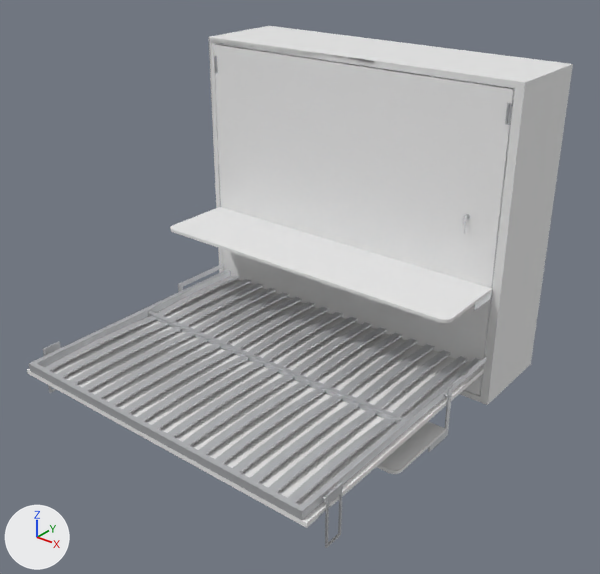
The glTF model public/models/clickbed/clickbed-o-desk/180x200.glb: old version first, new version second.
Both versions are drawn from a camera (50 mm lens) standing at (3.89, -4.53, 2.78) and looking at (1.22, -1.18, 0.71). Every picture has the same lights, and +X, +Y and +Z are marked at lower left. The picture after the commit comes second. Where no turn or scale is listed for an object, it has been applied to the vertices.

Before the edit, the objects in view are built like this:
```python
me_folded_body = bpy.data.meshes.new('folded:body')
me_folded_body.from_pydata(...)  # 60 vertices, 120 faces; spans x 0.0..2.16, y -1.1..0.0, z 0.0..1.9
me_folded_body.materials.append(mat_body)  # white #e7e7e7
me_unfolded_body = bpy.data.meshes.new('unfolded:body')
me_unfolded_body.from_pydata(...)  # 589 vertices, 1126 faces; spans x 0.0..2.17, y -1.54..0.0, z 0.0..1.9
me_unfolded_body.materials.append(mat_body)  # white #e7e7e7
me_unfolded_front = bpy.data.meshes.new('unfolded:front')
me_unfolded_front.from_pydata(...)  # 144 vertices, 276 faces; spans x 0.05..2.13, y -2.27..-0.45, z 0.2..0.23
me_unfolded_front.materials.append(mat_front)  # white #ededed
ob_folded_body = bpy.data.objects.new('folded:body', me_folded_body)
ob_folded_body.location = (0.0, 0.0, 0.0)
ob_unfolded_body = bpy.data.objects.new('unfolded:body', me_unfolded_body)
ob_unfolded_body.location = (0.0, 0.0, 0.0)
ob_unfolded_front = bpy.data.objects.new('unfolded:front', me_unfolded_front)
ob_unfolded_front.location = (0.0, 0.0, 0.0)
# also in view: 'unfolded:hardware' at (1.09, -1.28, 0.26); 'folded:front' at (1.08, -0.58, 0.95)
```
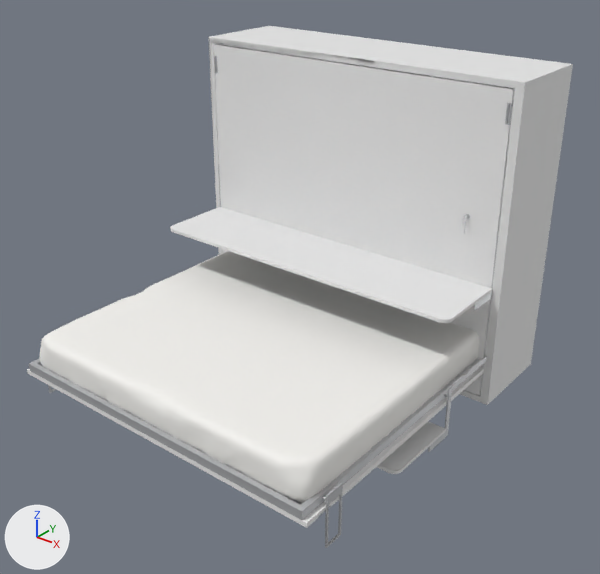
Changed parts and their boxes (x1, y1, x2, y2) in the pictures (600 x 574 px):
'unfolded:mattress', added
    after: (40, 251, 479, 503)
'unfolded:hardware', unchanged, covered by the edit
    before: (29, 264, 487, 548)
    after: (29, 356, 487, 548)
'unfolded:front', unchanged, covered by the edit
    before: (27, 279, 484, 528)
    after: (27, 367, 484, 528)

Edits to the bpy script that builds the scene:
```text
Add mat_mattress:
    mat_mattress = principled_material('mattress')
    mat_mattress.base_color = (0.9, 0.89, 0.86)  # white #f3f2ef
    mat_mattress.roughness = 0.95
Add me_unfolded_mattress:
    me_unfolded_mattress.from_pydata(...)  # 3231 vertices, 6458 faces; spans x 0.09..2.09, y -2.25..-0.45, z 0.24..0.47
    me_unfolded_mattress.materials.append(mat_mattress)  # white #f3f2ef
Add ob_unfolded_mattress:
    ob_unfolded_mattress = bpy.data.objects.new('unfolded:mattress', me_unfolded_mattress)
    ob_unfolded_mattress.location = (0.0, 0.0, 0.0)
```
